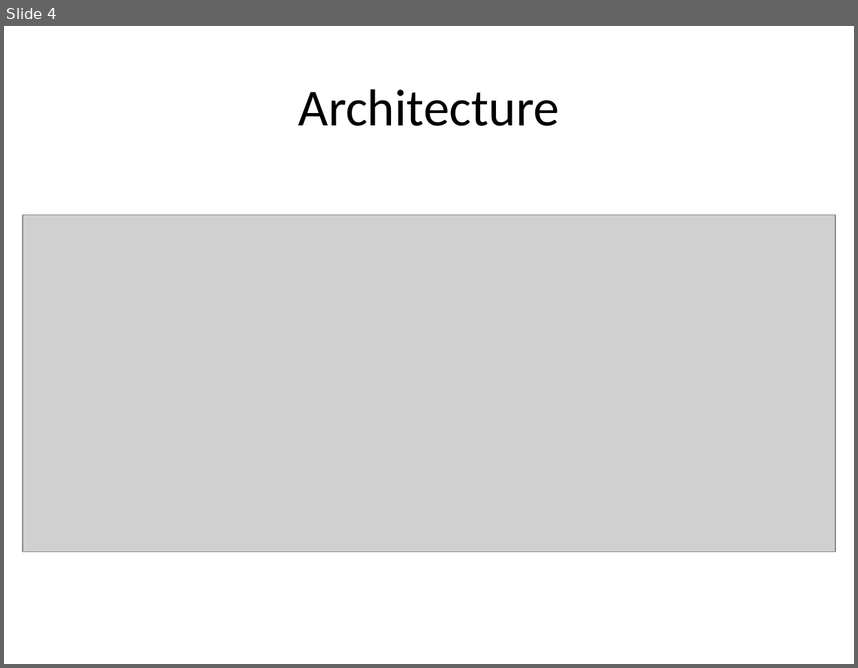
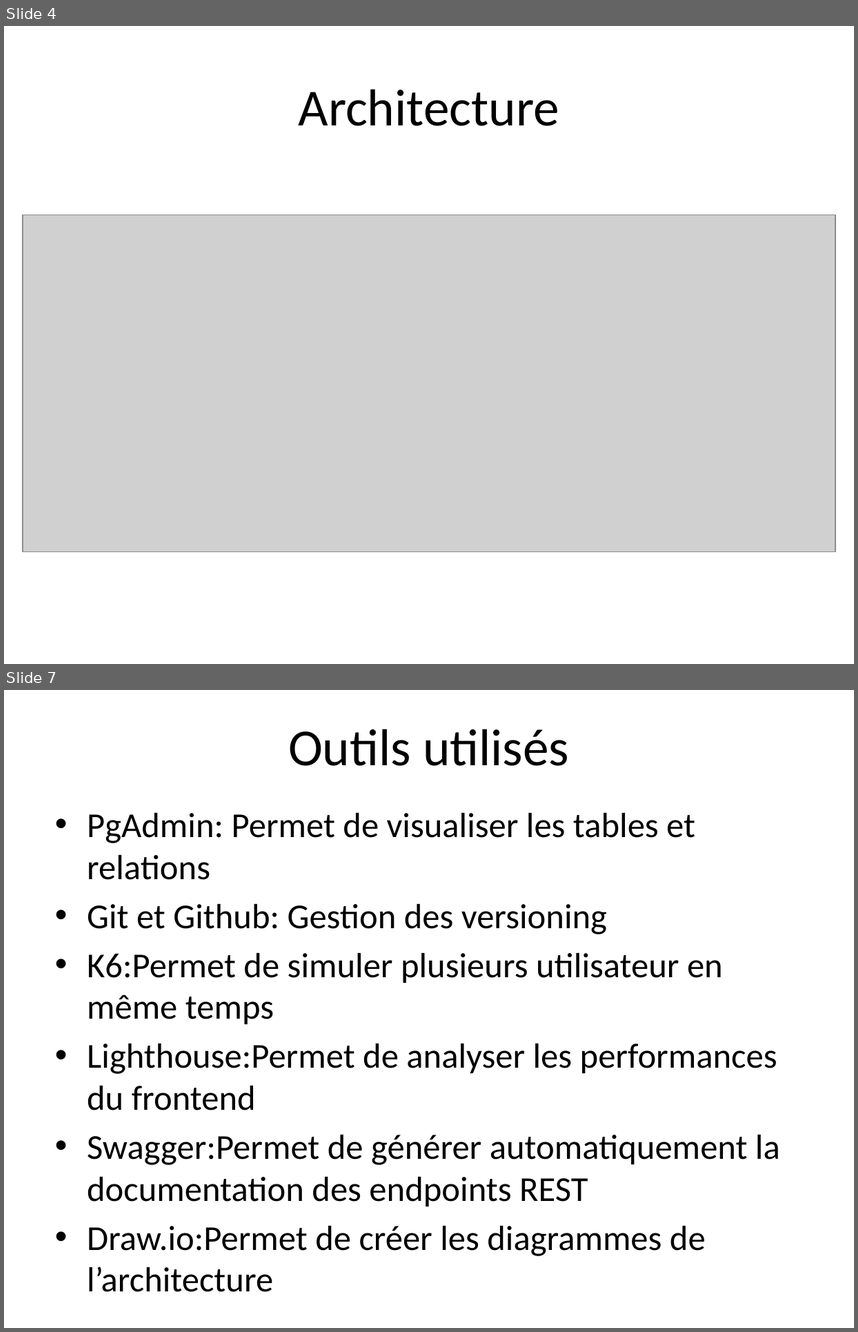
Before and after one commit to Abderrazzak20/Projet3_datashare, a slide deck: DataShare_Presentation.pptx. Shown one above the other, each under a label of ours: slide 4 before the commit, slides 4 and 7 after it; the slides between them are not shown. The pictures are 858x668 and 858x1332 pixels, drawn with LibreOffice and Linux fonts; fonts in the diff are those of the drawing; grey boxes stand for pictures. Boxes give left, top, right and bottom in pixels: in the first picture for what was removed or moved away, otherwise in the second. Text is boxed around its words. In the diff, an @@ line names an element or a change of style, - is before the commit and + after.

```diff
--- a/DataShare_Presentation.pptx
+++ b/DataShare_Presentation.pptx
@@ slide 7 added at (4,690,854,1328), background #FFFFFF @@
@@ title added at (288,729,569,766), 44 pt, text #000000 @@
+Outils utilisés
@@ text added at (87,813,780,1292), 29.6 pt, text #000000 @@
+• PgAdmin: Permet de visualiser les tables et relations
+• Git et Github: Gestion des versioning
+• K6:Permet de simuler plusieurs utilisateur en même temps
+• Lighthouse:Permet de analyser les performances du frontend
+• Swagger:Permet de générer automatiquement la documentation des endpoints REST
+• Draw.io:Permet de créer les diagrammes de l’architecture
```
Also in this commit, not shown: 5 slides changed, 5 other slides added, 4 slides removed.
